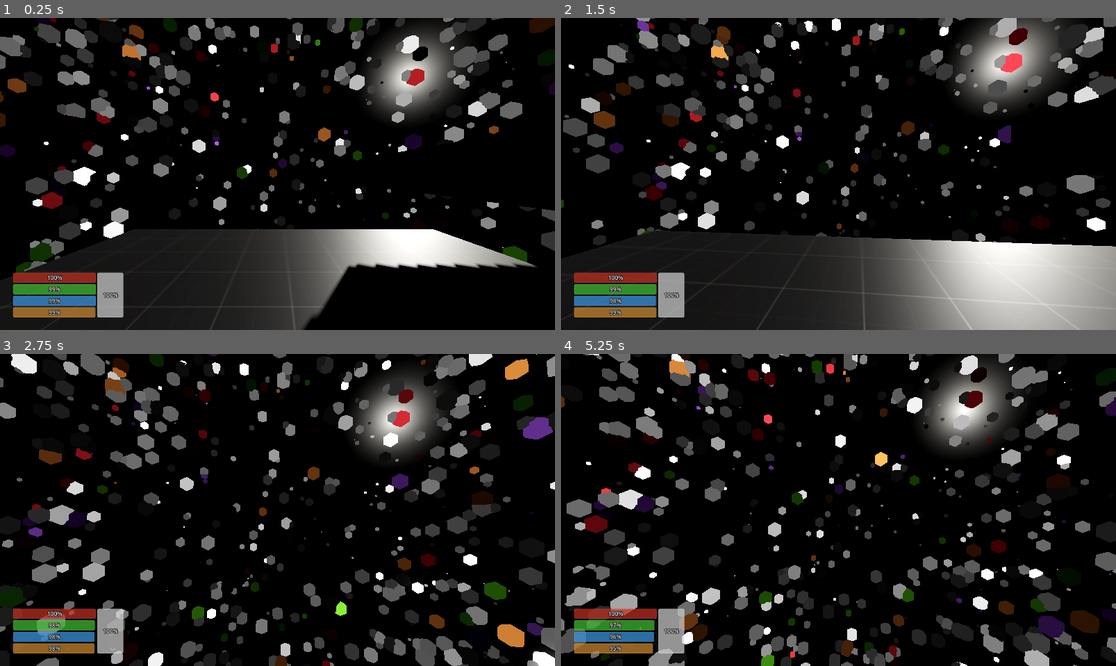
Above: before the commit, frames 1-4 (two rows, left to right).
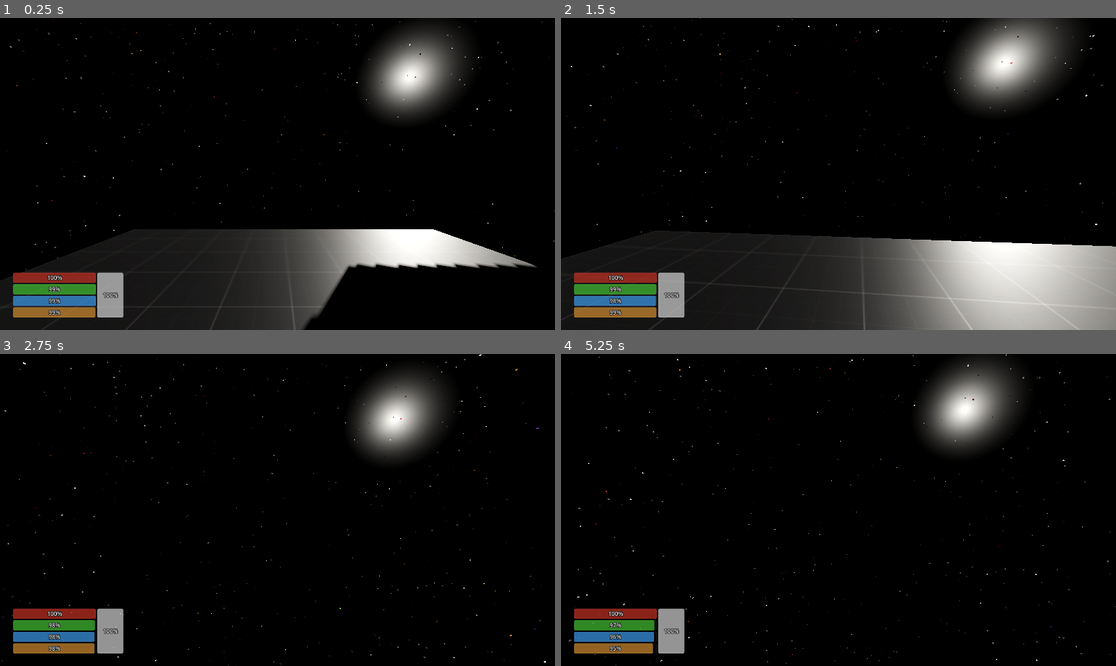
Above: after the commit, the same moments.

Repository: Clagonova/CosmicEchoes
Game: Godot game, scene res://levels/prototype/PrototypeLevel.tscn
The game is run twice, just before and just after one commit, with the same random seed, the same clock (stepped at 60 frames per second) and the same inputs.
Inputs (mouse positions are in pixels of both pictures, inside the frame that each line leads up to):
- Up to frame 1 (0.25 s): no input
- Up to frame 2 (1.5 s): move the mouse to (866, 174) at 0.52 s; hold C (crouch) 0.53-1.28 s; hold W (move_forward) from 0.53 s (still down); tap Space (jump) at 0.77 s; move the mouse to (810, 174) at 1.27 s; tap Shift (sprint) at 1.35 s
- Up to frame 3 (2.75 s): keep holding W (move_forward); tap Space (jump) at 1.52 s; move the mouse to (288, 503) at 2.02 s; hold C (crouch) from 2.03 s (still down)
- Up to frame 4 (5.25 s): keep holding W (move_forward); move the mouse to (832, 516) at 2.77 s; release C (crouch) at 2.78 s; tap Shift (sprint) at 2.85, 4.35 s; tap Space (jump) at 3.02, 3.77, 4.52 s; move the mouse to (877, 513) at 3.52 s; hold C (crouch) 3.53-4.28 s; move the mouse to (794, 506) at 4.27 s; move the mouse to (844, 510) at 5.02 s; hold C (crouch) from 5.03 s (still down)

The runs differ from the first frame. In frame 1, 11% of the frame differs, in the area x 0-100%, y 0-82%; in frame 2, 11%; in frame 3, 18%; in frame 4, 18%, in the area x 0-100%, y 0-100%.

Commit message:
Update PrototypeLevel.tscn

Diff:
--- a/levels/prototype/PrototypeLevel.tscn
+++ b/levels/prototype/PrototypeLevel.tscn
@@ -60,7 +60,6 @@
 shadow_blur = 0.8
 
 [node name="Starfield" parent="." instance=ExtResource("1_dlgfo")]
-max_size = 70.0
 
 [node name="Skybox" type="MeshInstance3D" parent="."]
 visible = false
